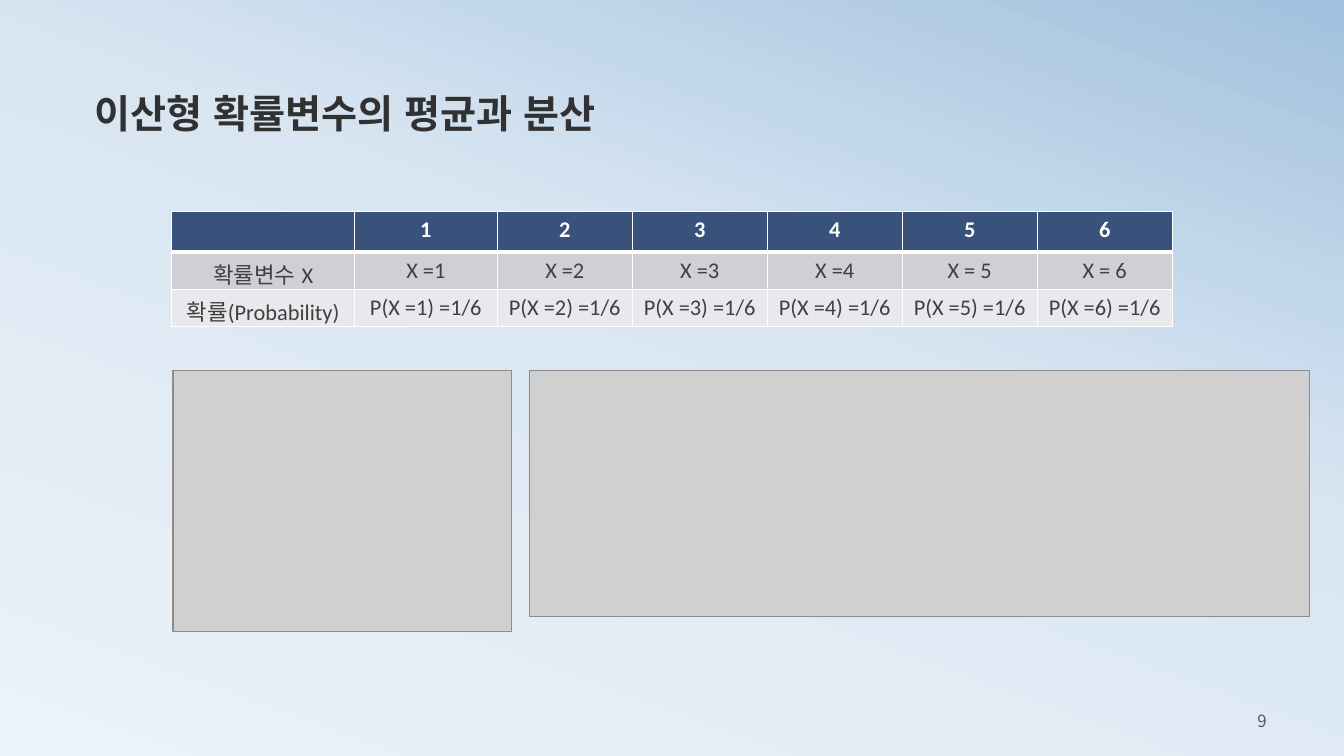
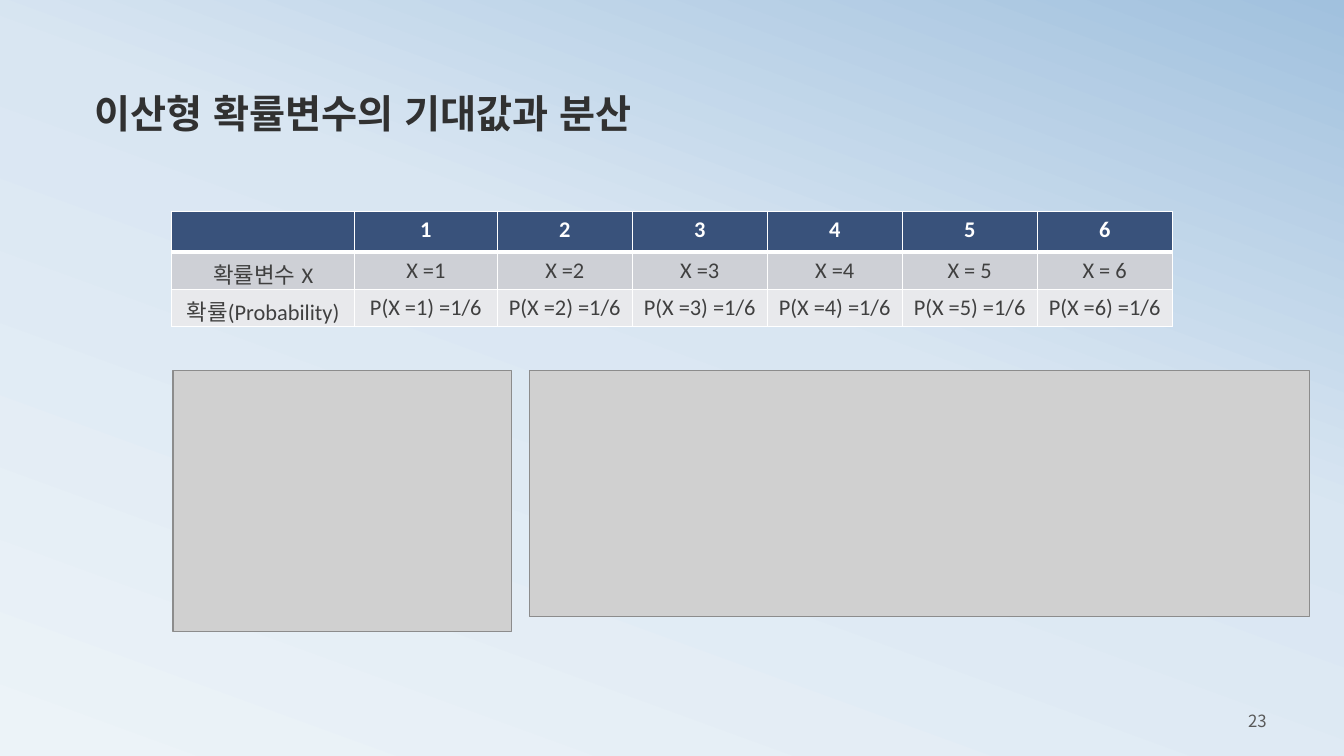
Before and after one commit to ancestor9/mathematics-for-machine-learning, a slide deck: slide 23 of 2_probability theory for machine learning.pptx (slide 9 before the commit). Drawn at 1344x756 pixels with LibreOffice and Linux fonts; fonts in the diff are those of the drawing; grey boxes stand for pictures. Boxes give left, top, right and bottom in pixels: in the first picture for what was removed or moved away, otherwise in the second. Text is boxed around its words. In the diff, an @@ line names an element or a change of style, - is before the commit and + after.

```diff
--- a/2_probability theory for machine learning.pptx
+++ b/2_probability theory for machine learning.pptx
@@ text at <box>94,95,631,132</box>: text changed @@
-이산형 확률변수의 평균과 분산
+이산형 확률변수의 기대값과 분산
@@ page number at <box>1248,714,1267,727</box>: text changed @@
-9
+23
```
Also in this commit, not shown: 2 other slides changed, 23 slides added.
